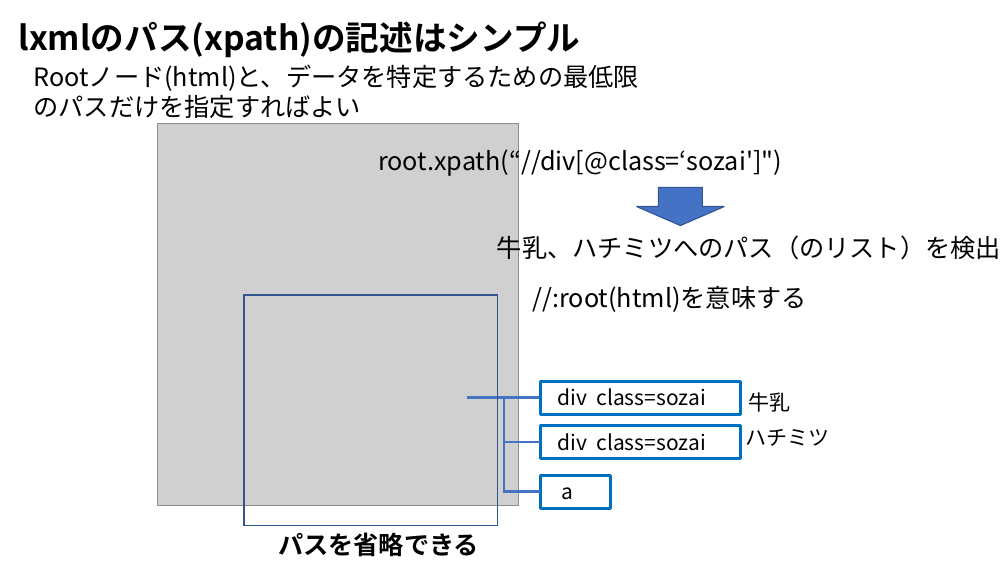
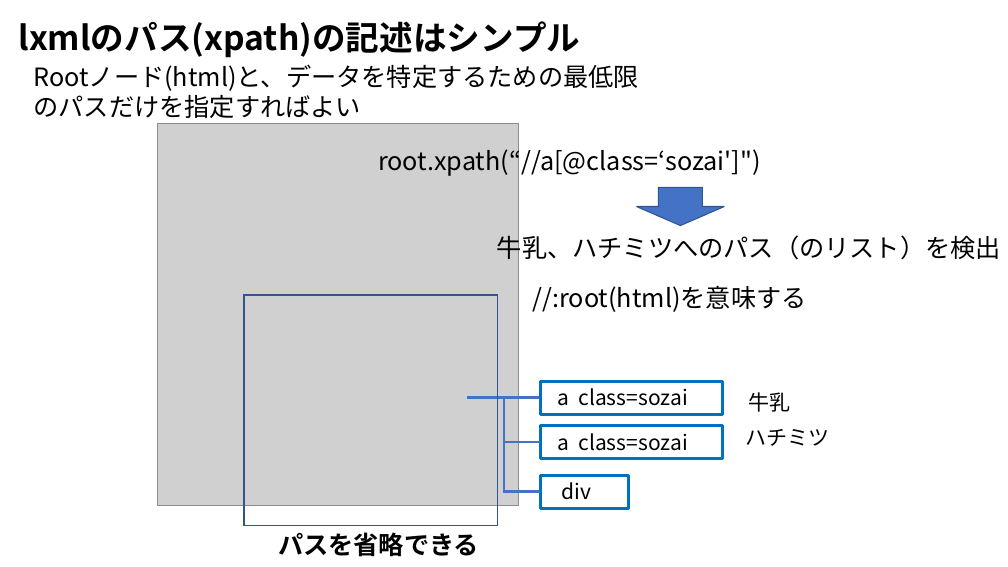
Before and after one commit to ueharaLab/bigdata4_scraper, a slide deck: slide 21 of bigdata4 scraper.pptx (slide 17 before the commit). Drawn at 1008x567 pixels with LibreOffice and Linux fonts; fonts in the diff are those of the drawing; grey boxes stand for pictures. Boxes give left, top, right and bottom in pixels: in the first picture for what was removed or moved away, otherwise in the second. Text is boxed around its words. In the diff, an @@ line names an element or a change of style, - is before the commit and + after.

```diff
--- a/bigdata4 scraper.pptx
+++ b/bigdata4 scraper.pptx
@@ text at (x1=378, y1=145, x2=761, y2=178): text changed @@
-root.xpath(“//div[@class=‘sozai']")
+root.xpath(“//a[@class=‘sozai']")
@@ rectangle "a class=sozai" resized from (x1=541, y1=381, x2=740, y2=414) to (x1=541, y1=381, x2=723, y2=414) @@
@@ text in rectangle at (x1=557, y1=388, x2=687, y2=406): text changed @@
-div class=sozai
+a class=sozai
@@ rectangle "a class=sozai" resized from (x1=541, y1=426, x2=740, y2=459) to (x1=541, y1=426, x2=723, y2=459) @@
@@ text in rectangle at (x1=557, y1=433, x2=687, y2=451): text changed @@
-div class=sozai
+a class=sozai
@@ rectangle "div" resized from (x1=541, y1=475, x2=611, y2=508) to (x1=541, y1=475, x2=629, y2=508) @@
@@ text in rectangle at (x1=562, y1=482, x2=592, y2=500): text changed @@
-a
+div
```
Also in this commit, not shown: 7 other slides changed, 4 slides added, 3 other files.
